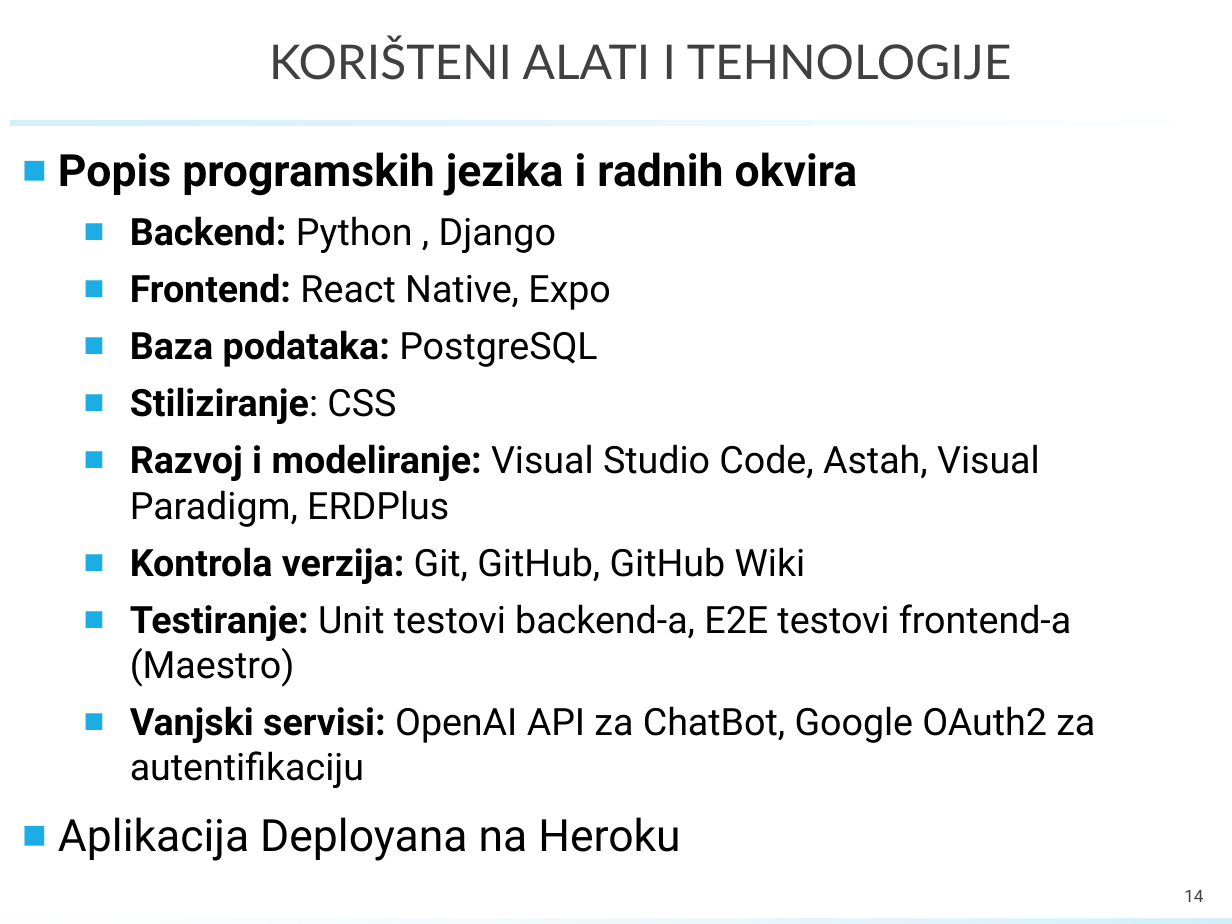
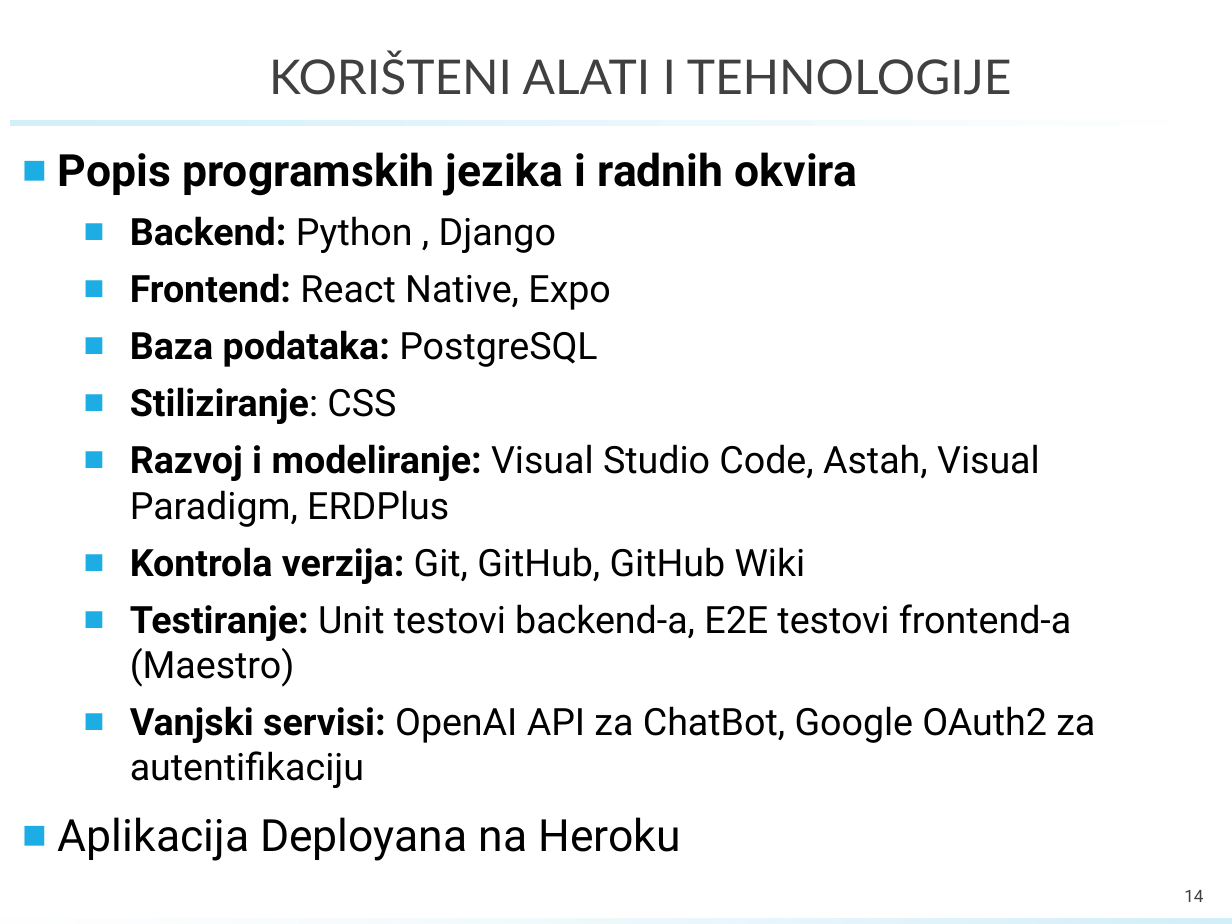
Before and after one commit to lukskoki/Racunko, a slide deck: slide 14 of Dokumentacija/PROINZ_TG11.4_Racunko.pptx. Drawn at 1232x924 pixels with LibreOffice and Linux fonts; fonts in the diff are those of the drawing; background and template pictures are left out. Boxes give left, top, right and bottom in pixels: in the first picture for what was removed or moved away, otherwise in the second. Text is boxed around its words. In the diff, an @@ line names an element or a change of style, - is before the commit and + after.

```diff
--- a/Dokumentacija/PROINZ_TG11.4_Racunko.pptx
+++ b/Dokumentacija/PROINZ_TG11.4_Racunko.pptx
@@ title "KORIŠTENI ALATI I TEHNOLOGIJE": place and size @@
-title "KORIŠTENI ALATI I TEHNOLOGIJE" at <box>269,37,1012,80</box>
+title "KORIŠTENI ALATI I TEHNOLOGIJE" at <box>269,52,1012,95</box>
```
Also in this commit, not shown: 14 other slides changed.
